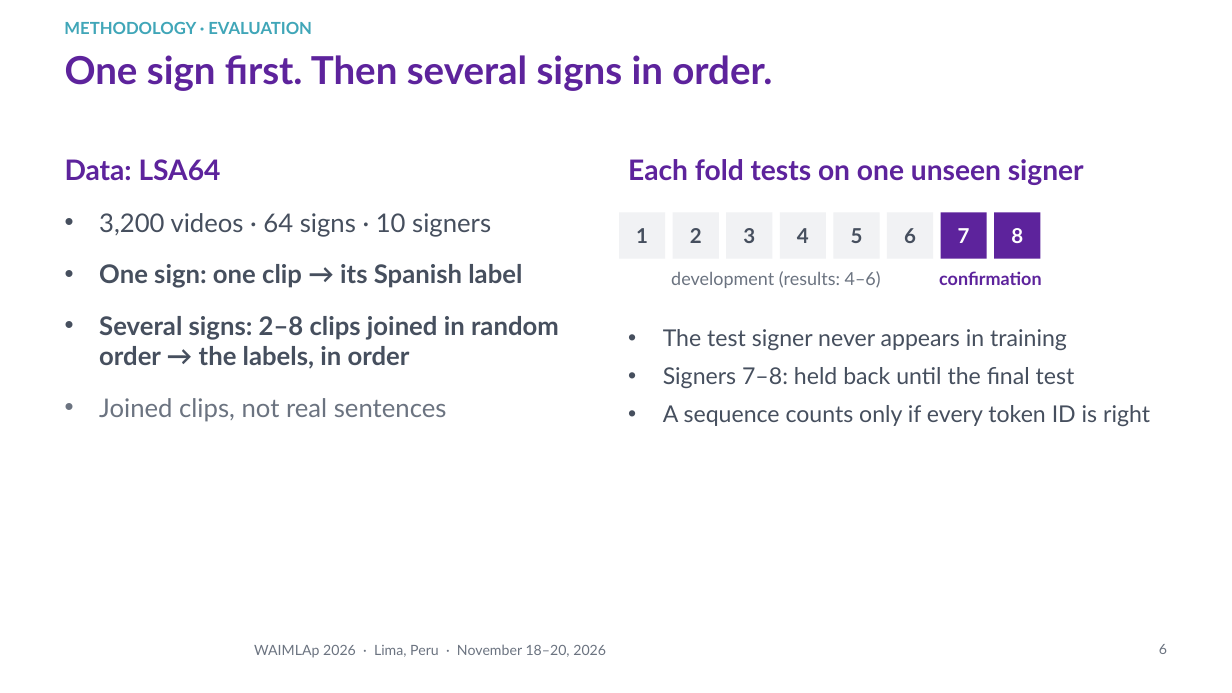
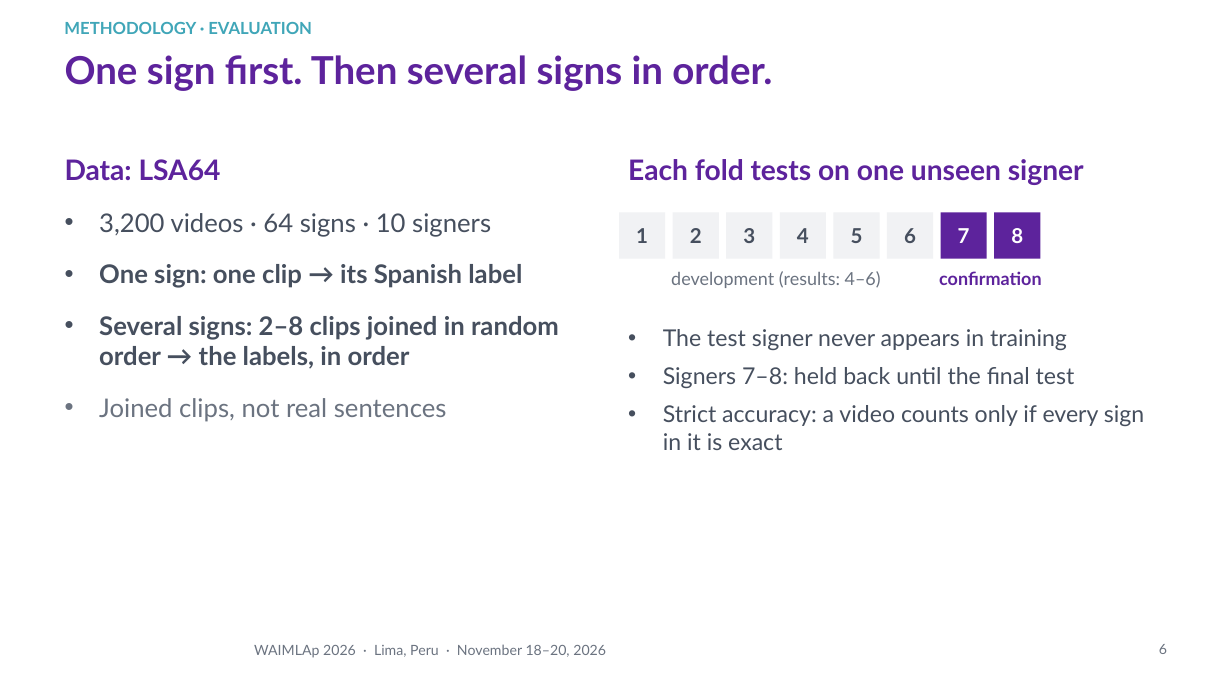
Before and after one commit to Percep3/Imitator, a slide deck: slide 6 of presentation/waimlap2026/imitator_waimlap2026.pptx. Drawn at 1232x693 pixels with LibreOffice and Linux fonts; fonts in the diff are those of the drawing; background and template pictures are left out. Boxes give left, top, right and bottom in pixels: in the first picture for what was removed or moved away, otherwise in the second. Text is boxed around its words. In the diff, an @@ line names an element or a change of style, - is before the commit and + after.

```diff
--- a/presentation/waimlap2026/imitator_waimlap2026.pptx
+++ b/presentation/waimlap2026/imitator_waimlap2026.pptx
@@ text at (663, 405, 1144, 450): text changed @@
-• A sequence counts only if every token ID is right
+• Strict accuracy: a video counts only if every sign in it is exact
```
Also in this commit, not shown: 3 other slides changed, 5 other files.
